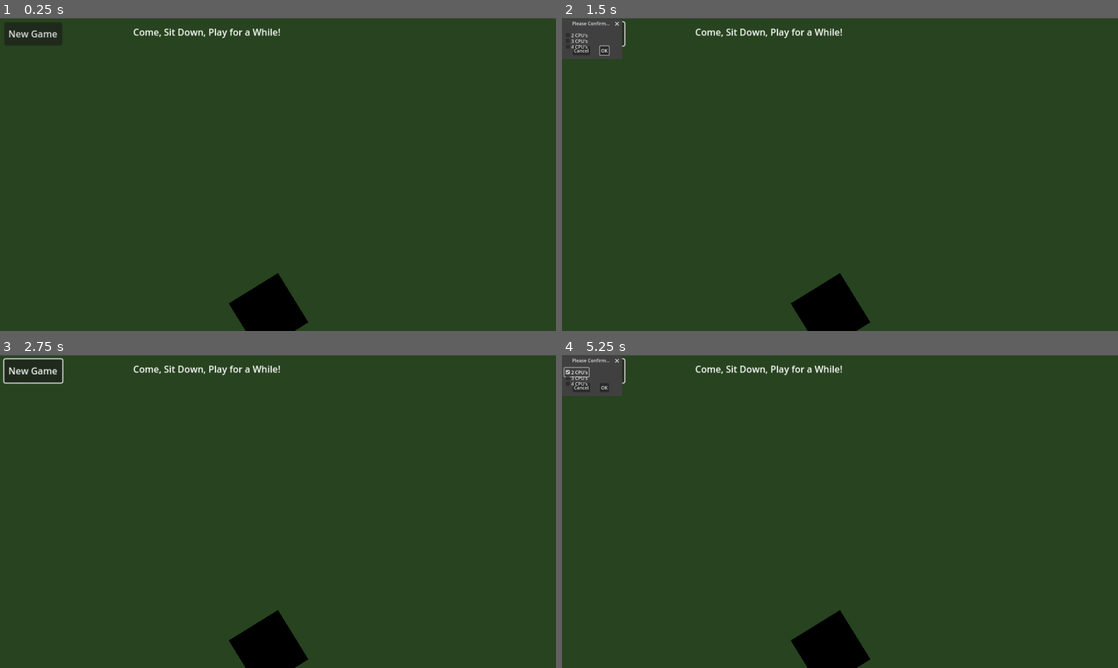
Above: before the commit, frames 1-4 (two rows, left to right).
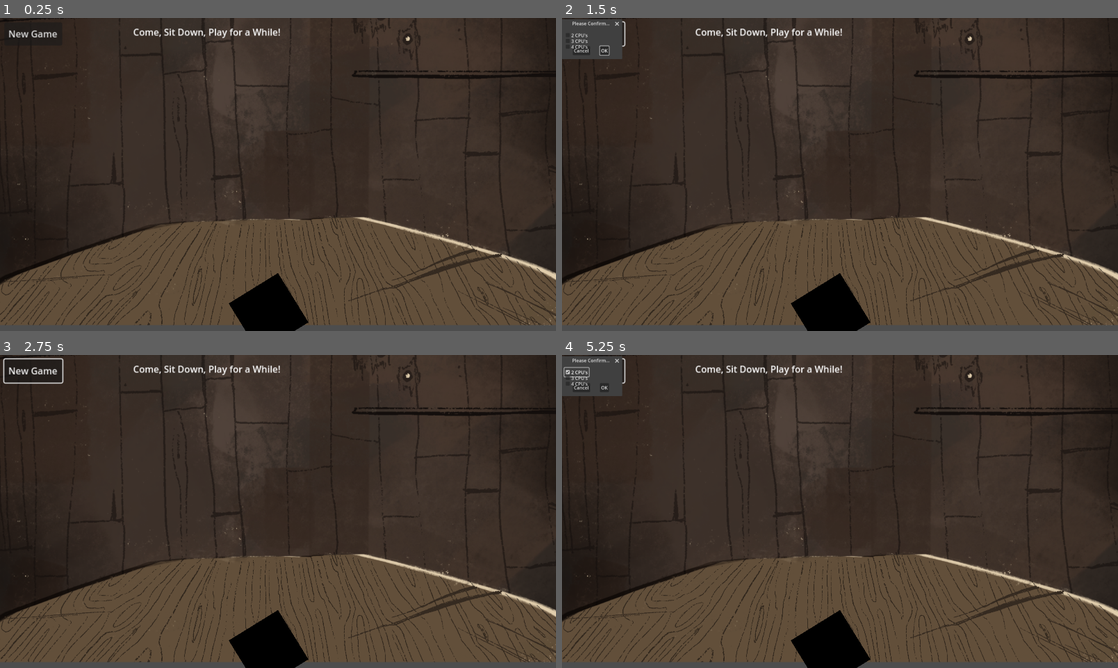
Above: after the commit, the same moments.

Repository: rjrubalcava/CowboyNoir
Game: Godot game, scene res://Scenes/MainScene.tscn
The game is run twice, just before and just after one commit, with the same random seed, the same clock (stepped at 60 frames per second) and the same inputs. This scene is started directly instead of the project's main scene.
Inputs (mouse positions are in pixels of both pictures, inside the frame that each line leads up to):
- Up to frame 1 (0.25 s): no input
- Up to frame 2 (1.5 s): click "New Game" at 0.5 s; click "New Game" at 1.25 s
- Up to frame 3 (2.75 s): click "OK" at 2 s
- Up to frame 4 (5.25 s): click "New Game" at 2.75 s; click "OK" at 3.5 s; tap Enter at 4.25 s; move the mouse to (962, 495) at 4.27 s; click (962, 495) at 4.42 s; click "2 CPU's" at 5 s

The runs differ from the first frame. In frame 1, 65% of the frame differs, in the area x 0-100%, y 0-100%; in frame 2, 64%; in frame 3, 65%; in frame 4, 64%.
Error in both runs: Invalid operands 'Nil' and 'int' in operator '+'. (res://Scripts/MainScene.gd:126)

Commit message:
Added some aspects of Bunnybackground
Added some tweeners to the sprites in the bunny headspace, the elements now get bigger on click

Diff:
--- a/Scenes/BunnyHeadspace.tscn
+++ b/Scenes/BunnyHeadspace.tscn
@@ -1,16 +1,21 @@
-[gd_scene load_steps=6 format=3 uid="uid://ciaes6gmsx3ut"]
+[gd_scene load_steps=7 format=3 uid="uid://ciaes6gmsx3ut"]
 
 [ext_resource type="Texture2D" uid="uid://bh18cd86aasdc" path="res://Assets/BunnyHeadspace/Background.png" id="1_5mip6"]
 [ext_resource type="Script" path="res://Scripts/BunnyHeadspace.gd" id="1_ioy2x"]
 [ext_resource type="Texture2D" uid="uid://b48g563mak7fp" path="res://Assets/BunnyHeadspace/Clock.png" id="2_hiwio"]
 [ext_resource type="Texture2D" uid="uid://g0nkxe70nsos" path="res://Assets/BunnyHeadspace/Newspaper.png" id="4_742xc"]
 [ext_resource type="Texture2D" uid="uid://c8erkayaqercf" path="res://Assets/BunnyHeadspace/Letter.png" id="5_e2wtt"]
+[ext_resource type="Texture2D" uid="uid://bh64tl0ndbw2x" path="res://Assets/BunnyHeadspace/TreasureChest.png" id="6_cqlvg"]
 
 [node name="BunnyHeadspace" type="Control"]
 layout_mode = 3
 anchors_preset = 15
 anchor_right = 1.0
 anchor_bottom = 1.0
+offset_left = -3.0
+offset_top = -15.0
+offset_right = -3.0
+offset_bottom = -15.0
 grow_horizontal = 2
 grow_vertical = 2
 script = ExtResource("1_ioy2x")
@@ -39,8 +44,16 @@
 
 [node name="Letter" type="TextureRect" parent="."]
 layout_mode = 0
-offset_left = 1263.0
-offset_top = 560.0
-offset_right = 1303.0
-offset_bottom = 600.0
+offset_left = 1323.0
+offset_top = 160.0
+offset_right = 1363.0
+offset_bottom = 258.0
 texture = ExtResource("5_e2wtt")
+
+[node name="TreasureChest" type="TextureRect" parent="."]
+layout_mode = 0
+offset_left = 1137.0
+offset_top = 494.0
+offset_right = 1637.0
+offset_bottom = 985.0
+texture = ExtResource("6_cqlvg")
--- a/Scenes/MainScene.tscn
+++ b/Scenes/MainScene.tscn
@@ -1,16 +1,19 @@
-[gd_scene load_steps=3 format=3 uid="uid://bkovryrasnl0f"]
+[gd_scene load_steps=4 format=3 uid="uid://bkovryrasnl0f"]
 
 [ext_resource type="Script" path="res://Scripts/MainScene.gd" id="1"]
 [ext_resource type="PackedScene" path="res://Scenes/Player.tscn" id="2"]
+[ext_resource type="Texture2D" uid="uid://df0y0pk5ijll" path="res://Assets/Backgrounds/IMG_0339.png" id="2_yjew5"]
 
 [node name="MainScene" type="Node2D"]
 script = ExtResource("1")
 
-[node name="ColorRect" type="ColorRect" parent="."]
-offset_top = 2.0
-offset_right = 1920.0
-offset_bottom = 1082.0
-color = Color(0.152941, 0.262745, 0.121569, 1)
+[node name="ColorRect" type="TextureRect" parent="."]
+offset_left = -297.0
+offset_top = -346.0
+offset_right = 2203.0
+offset_bottom = 1060.0
+texture = ExtResource("2_yjew5")
+stretch_mode = 6
 
 [node name="Player" parent="." instance=ExtResource("2")]
 position = Vector2(960, 1080)
--- a/Scripts/BunnyHeadspace.gd
+++ b/Scripts/BunnyHeadspace.gd
@@ -1,14 +1,48 @@
 extends Control
 
+@onready var clock: TextureRect = $Clock
+@onready var Newspaper: TextureRect = $Newspaper
+@onready var Letter: TextureRect = $Letter
+var focused = false
 
+
+
+#$Background, $Clock, $Newspaper, $Letter, $TreasureChest
 # Called when the node enters the scene tree for the first time.
 func _ready():
-	pass # Replace with function body.
+	var original_scale = clock.scale
 
-
+#func _clear_zoom(focused_input, tween_name)
+	#pass
+	#$Clock.connect("input_event", $Clock._on_input_event)
 # Called every frame. 'delta' is the elapsed time since the previous frame.
 func _process(delta):
 	pass
 
+func _on_clock_entered(area):
+	if area.get_parent() == Newspaper:
+		clock.hide()
+
+func _on_Newspaper_area_entered(area):
+	if area.get_parent() == clock:
+		Newspaper.hide()
+
 func _input(event):
 	if event is InputEventMouseButton and event.pressed and event.button_index == MOUSE_BUTTON_LEFT:
+		if clock.get_global_rect().has_point(event.position):
+			#_on_other_object_pressed()
+			var clock_tween = create_tween()
+			clock_tween.tween_property(clock, "scale", Vector2(1.5, 1.5), 0.8 )
+			#clock_tween.tween_callback(clock.set.bind(clock.Label,"I am a clock"))
+			focused = true
+		if Newspaper.get_global_rect().has_point(event.position):
+			#_on_other_object_pressed()
+			var newspaper_tween = create_tween()
+			newspaper_tween.tween_property(Newspaper, "scale", Vector2(1.5, 1.5), 0.8 )
+			newspaper_tween.tween_callback(Newspaper.set.bind(Newspaper,"I am a Newspaper"))
+
+		if Letter.get_global_rect().has_point(event.position):
+			#_on_other_object_pressed()
+			var letter_tween = create_tween()
+			letter_tween.tween_property(Letter, "scale", Vector2(1.5, 1.5), 0.8 )
+			letter_tween.tween_callback(Letter.set.bind(Letter,"I am a Letter"))
--- /dev/null
+++ b/Scripts/Clock.gd
@@ -0,0 +1,20 @@
+extends TextureRect
+
+
+# Called when the node enters the scene tree for the first time.
+func _ready():
+	pass # Replace with function body.
+
+
+# Called every frame. 'delta' is the elapsed time since the previous frame.
+func _process(delta):
+	pass
+
+
+func _on_area_2d_area_entered(area):
+	 if area.get_parent() == :
+		TextRect1.hide()
+
+func _on_TextRect2_area_entered(area):
+	if area.get_parent() == TextRect1:
+		TextRect2.hide()
Binary file added: Assets/Backgrounds/IMG_0339.png
Not shown, added: Assets/Backgrounds/IMG_0339.png.import
Binary file added: Assets/BunnyHeadspace/TreasureChest.png
Not shown, added: Assets/BunnyHeadspace/TreasureChest.png.import
Not shown, added: .DS_Store
Not shown, added: Assets/.DS_Store
Not shown, added: Assets/Backgrounds/.DS_Store
Not shown, added: Assets/BunnyHeadspace/.DS_Store
